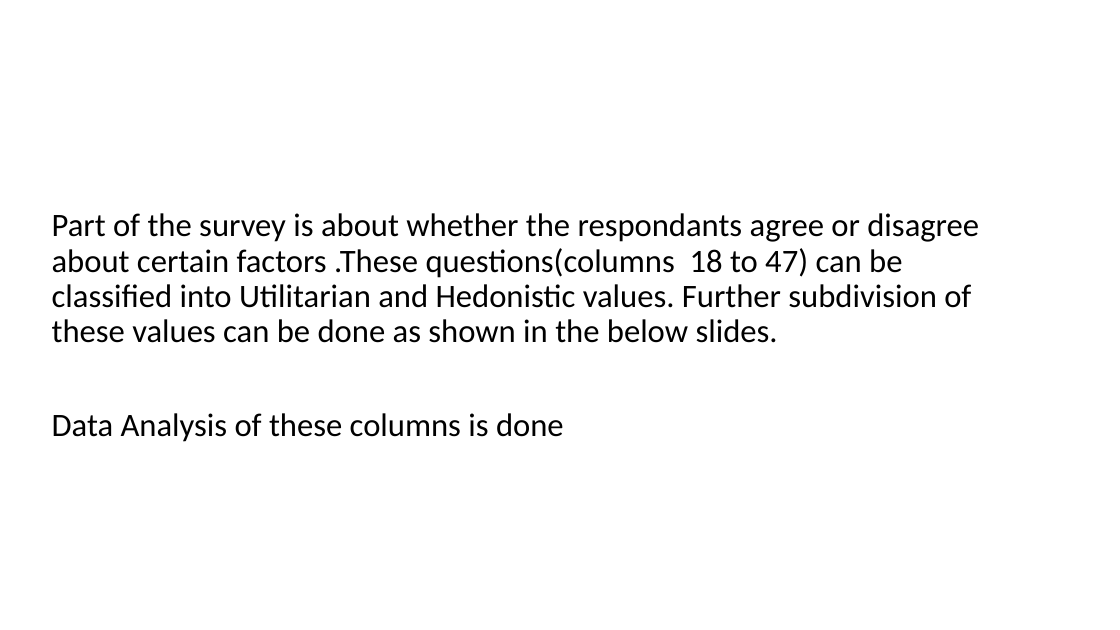
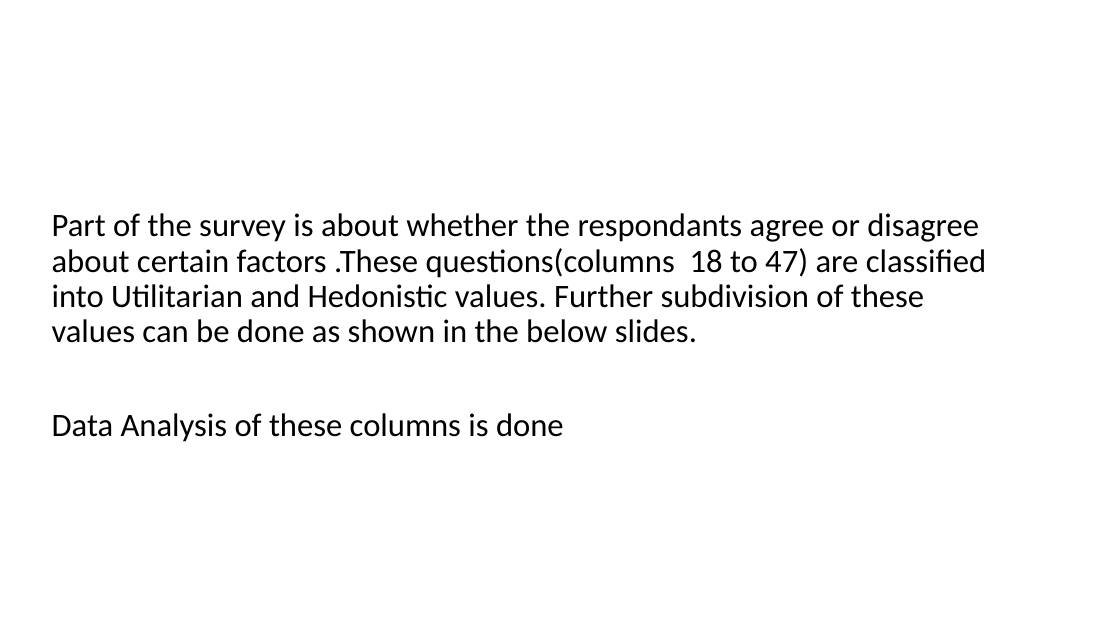
Before and after one commit to swathidamera/Internship, a slide deck: slide 9 of customer retention.ppt.pptx (slide 4 before the commit). Drawn at 1120x630 pixels with LibreOffice and Linux fonts; fonts in the diff are those of the drawing. Boxes give left, top, right and bottom in pixels: in the first picture for what was removed or moved away, otherwise in the second. Text is boxed around its words. In the diff, an @@ line names an element or a change of style, - is before the commit and + after.

```diff
--- a/customer retention.ppt.pptx
+++ b/customer retention.ppt.pptx
@@ text at bbox=[52, 213, 987, 343]: text changed @@
-Part of the survey is about whether the respondants agree or disagree about certain factors .These questions(columns 18 to 47) can be classified into Utilitarian and Hedonistic values. Further subdivision of these values can be done as shown in the below slides.
+Part of the survey is about whether the respondants agree or disagree about certain factors .These questions(columns 18 to 47) are classified into Utilitarian and Hedonistic values. Further subdivision of these values can be done as shown in the below slides.
```
Also in this commit, not shown: 4 other slides changed, 7 slides added.
